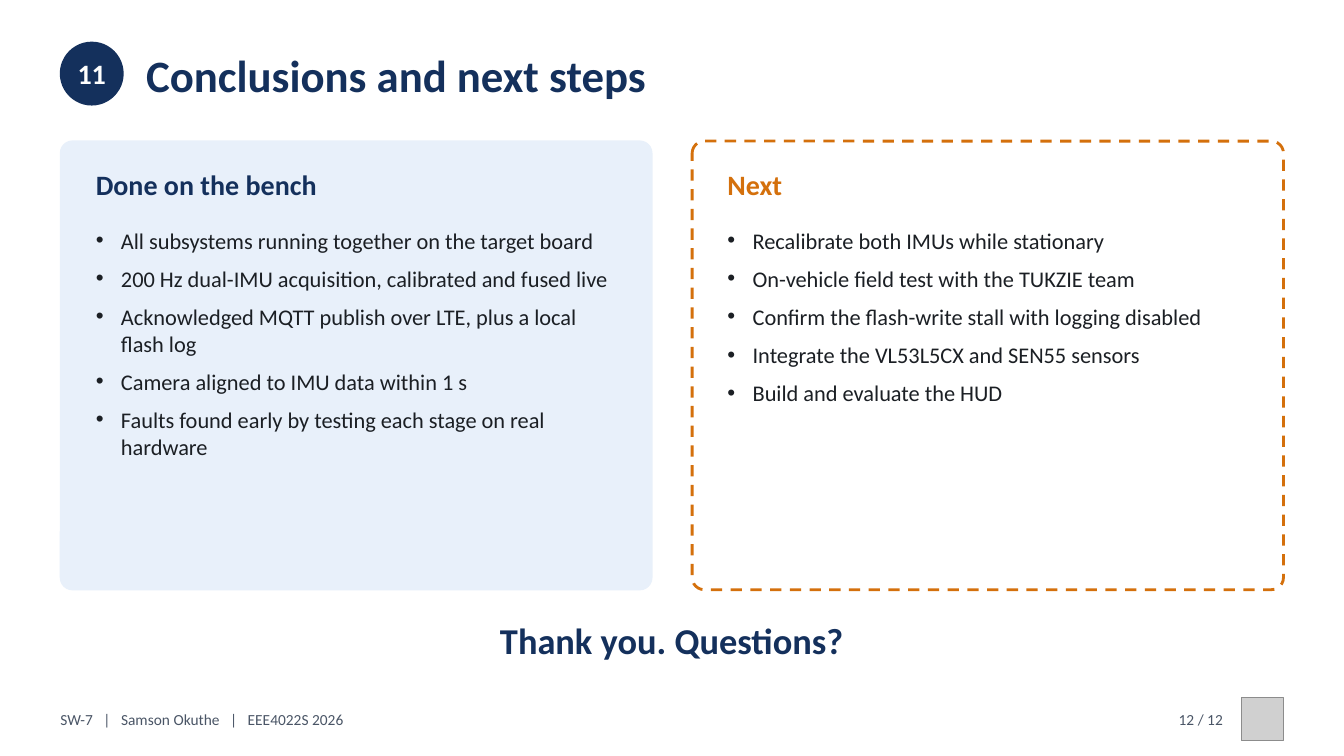
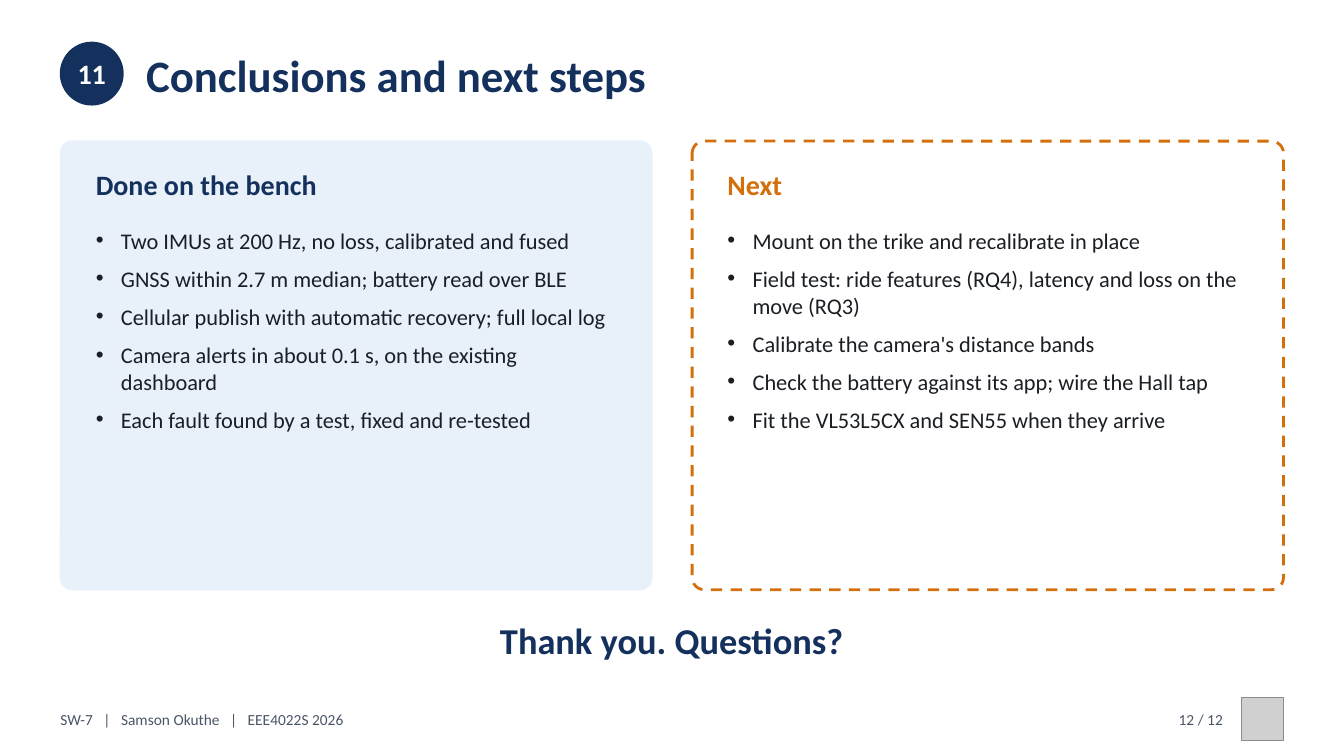
Before and after one commit to 0geder/Tukzie-HPEC-HUD, a slide deck: slide 12 of Presentation/SW7_Final_Presentation.pptx. Drawn at 1344x756 pixels with LibreOffice and Linux fonts; fonts in the diff are those of the drawing; grey boxes stand for pictures. Boxes give left, top, right and bottom in pixels: in the first picture for what was removed or moved away, otherwise in the second. Text is boxed around its words. In the diff, an @@ line names an element or a change of style, - is before the commit and + after.

```diff
--- a/Presentation/SW7_Final_Presentation.pptx
+++ b/Presentation/SW7_Final_Presentation.pptx
@@ text at (121, 233, 605, 432): text changed @@
-• All subsystems running together on the target board
-• 200 Hz dual-IMU acquisition, calibrated and fused live
-• Acknowledged MQTT publish over LTE, plus a local flash log
-• Camera aligned to IMU data within 1 s
-• Faults found early by testing each stage on real hardware
+• Two IMUs at 200 Hz, no loss, calibrated and fused
+• GNSS within 2.7 m median; battery read over BLE
+• Cellular publish with automatic recovery; full local log
+• Camera alerts in about 0.1 s, on the existing dashboard
+• Each fault found by a test, fixed and re-tested
@@ text at (753, 233, 1236, 432): text changed @@
-• Recalibrate both IMUs while stationary
-• On-vehicle field test with the TUKZIE team
-• Confirm the flash-write stall with logging disabled
-• Integrate the VL53L5CX and SEN55 sensors
-• Build and evaluate the HUD
+• Mount on the trike and recalibrate in place
+• Field test: ride features (RQ4), latency and loss on the move (RQ3)
+• Calibrate the camera's distance bands
+• Check the battery against its app; wire the Hall tap
+• Fit the VL53L5CX and SEN55 when they arrive
```
Also in this commit, not shown: 5 other slides changed, 3 slides added, 3 slides removed, 10 other files.
